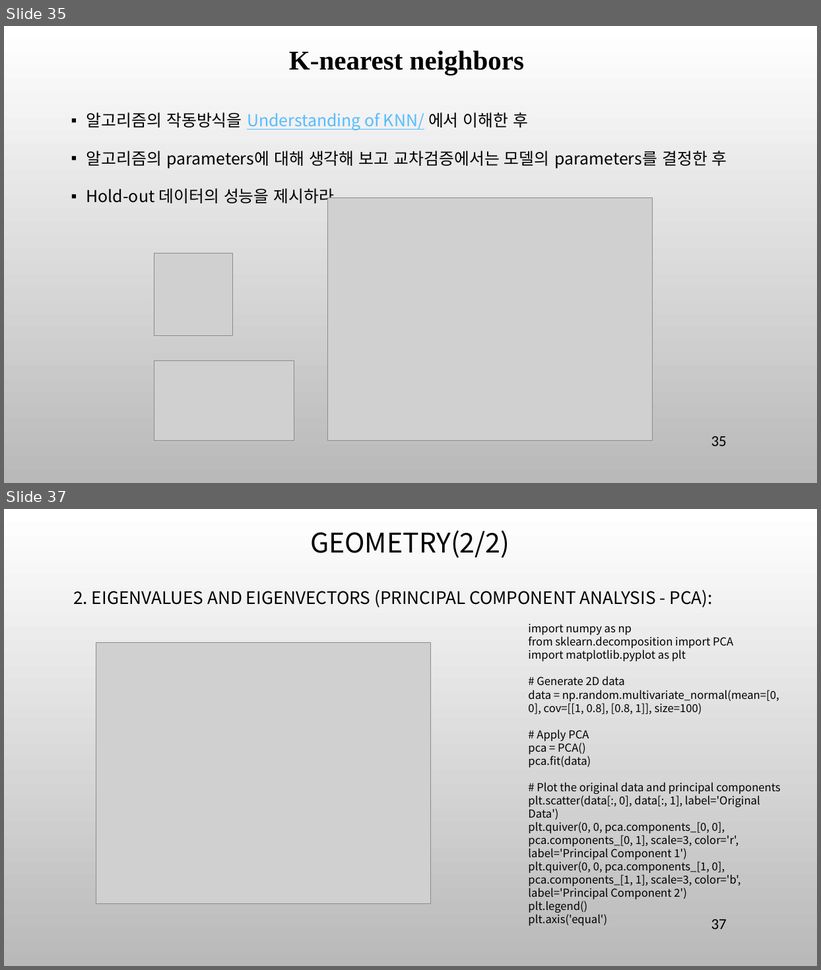
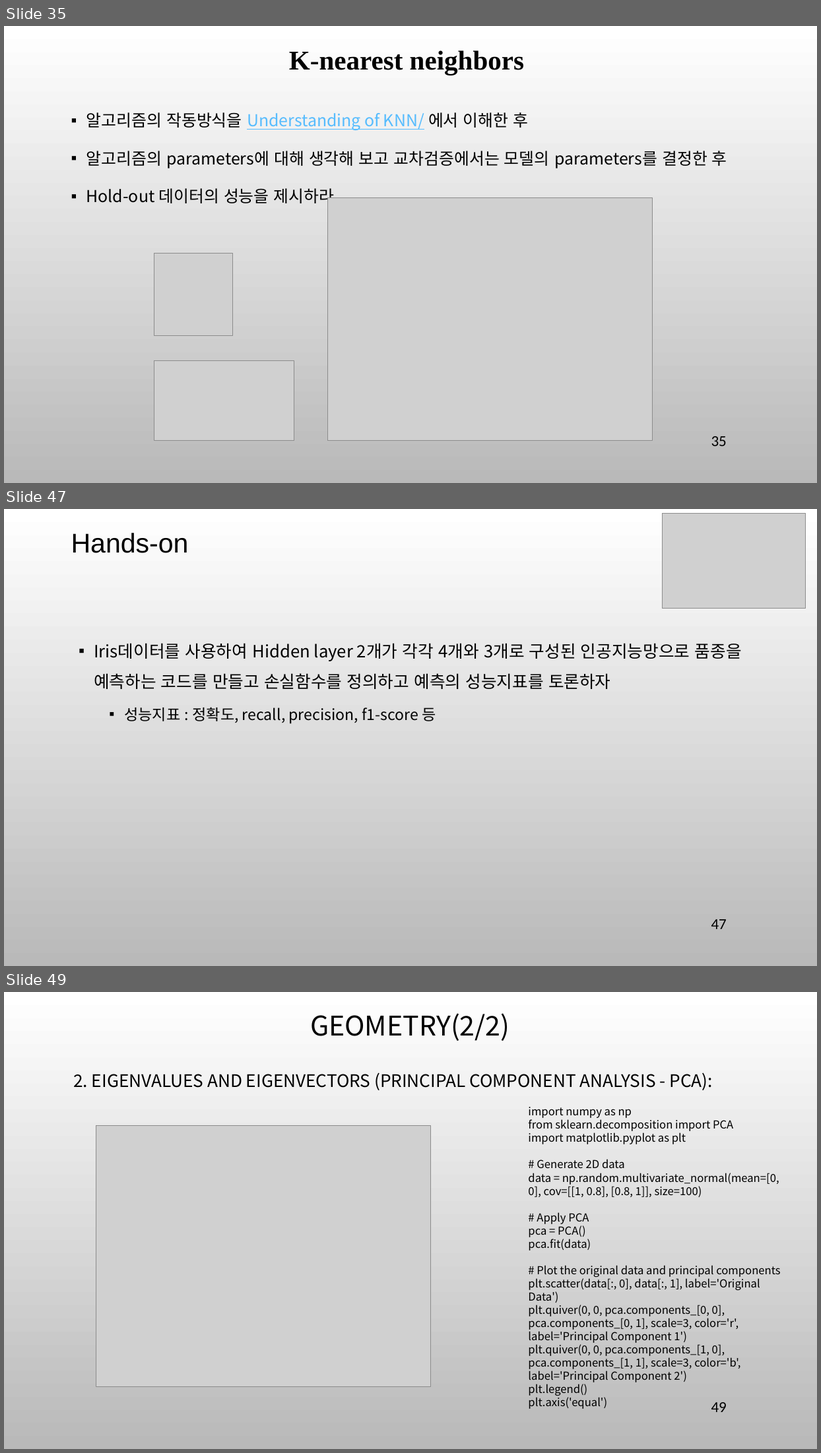
Before and after one commit to ancestor9/mathematics-for-machine-learning, a slide deck: 7_Applications of mathematics.pptx. Shown one above the other, each under a label of ours: slides 35 and 37 before the commit, slides 35, 47 and 49 after it; the slides between them are not shown. The pictures are 821x970 and 821x1453 pixels, drawn with LibreOffice and Linux fonts; fonts in the diff are those of the drawing; grey boxes stand for pictures; background and template pictures are left out. Boxes give left, top, right and bottom in pixels: in the first picture for what was removed or moved away, otherwise in the second. Text is boxed around its words. In the diff, an @@ line names an element or a change of style, - is before the commit and + after.

```diff
--- a/7_Applications of mathematics.pptx
+++ b/7_Applications of mathematics.pptx
@@ slide 47 added at [4, 509, 817, 966], background picture (left out) @@
@@ picture added at [662, 513, 805, 609] @@
@@ text added at [71, 533, 189, 553], 32 pt, text #000000 @@
+Hands-on
@@ text added at [94, 643, 742, 723], 20 pt, text #000000 @@
+▪ Iris데이터를 사용하여 Hidden layer 2개가 각각 4개와 3개로 구성된 인공지능망으로 품종을 예측하는 코드를 만들고 손실함수를 정의하고 예측의 성능지표를 토론하자
+  ▪ 성능지표 : 정확도, recall, precision, f1-score 등
@@ page number added at [712, 920, 727, 929], 18 pt, text #000000 @@
+47
@@ what was slide 37 is now slide 49 @@
@@ page number at [712, 1403, 727, 1412]: text changed @@
-37
+49
```
Also in this commit, not shown: 2 slides changed, 11 other slides added.
